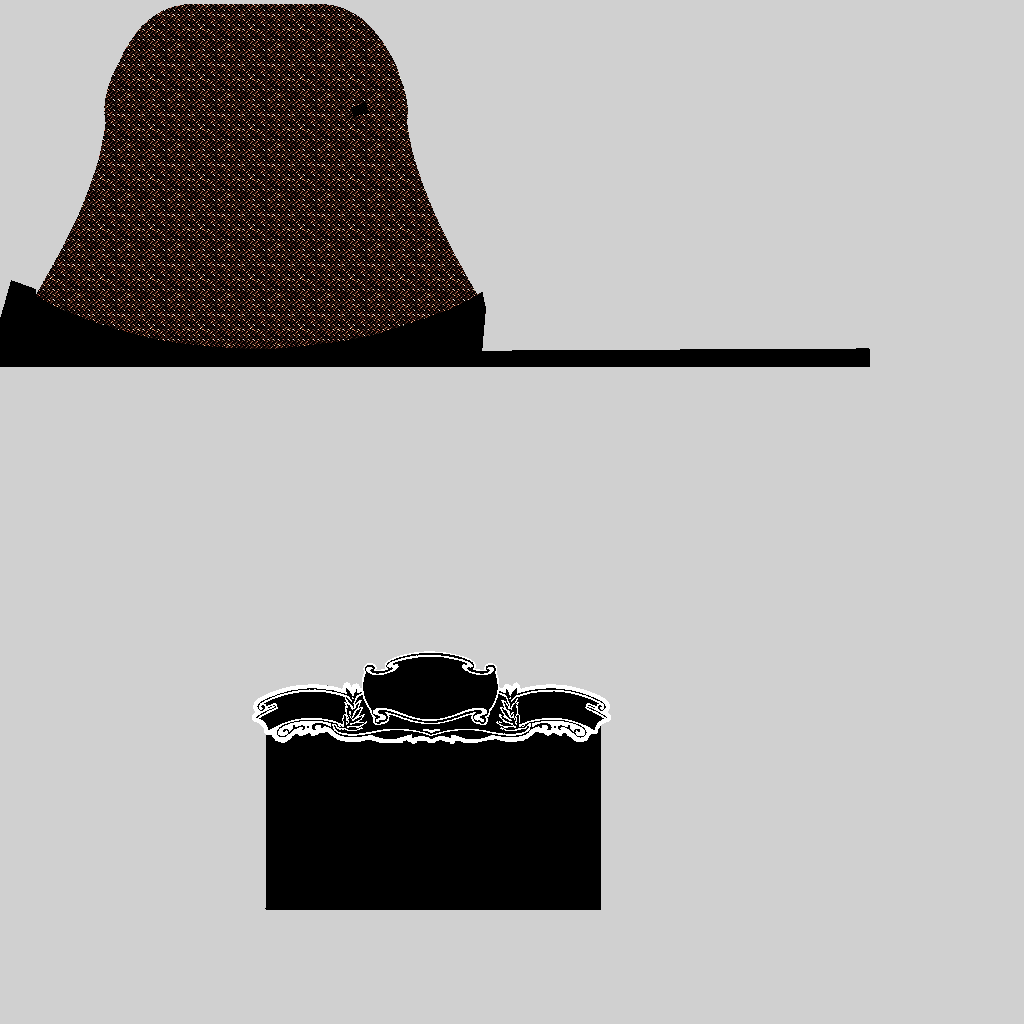
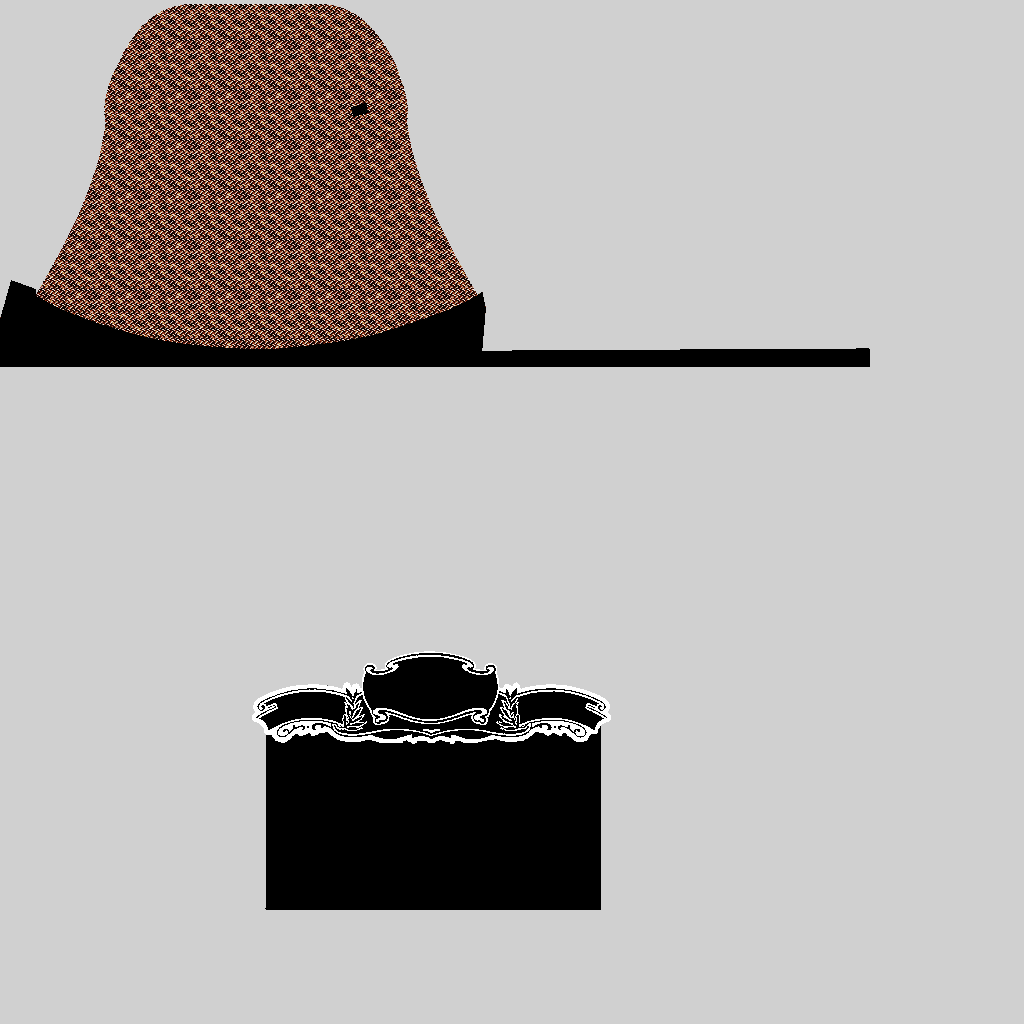
Two versions of the same layered image (1024 × 1024). Layer-by-layer changes:
painted on "Calque Copié #5" over [0, 4, 486, 349]
